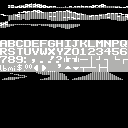
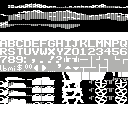
Before/after of a (128, 128) layered artwork. What changed in the layer stack:
removed layer "river" over [2, 72, 128, 80]
added layer "wagon b/w" above "wagon" over [0, 72, 128, 104]
hid "layer2" over [0, 32, 128, 128]
